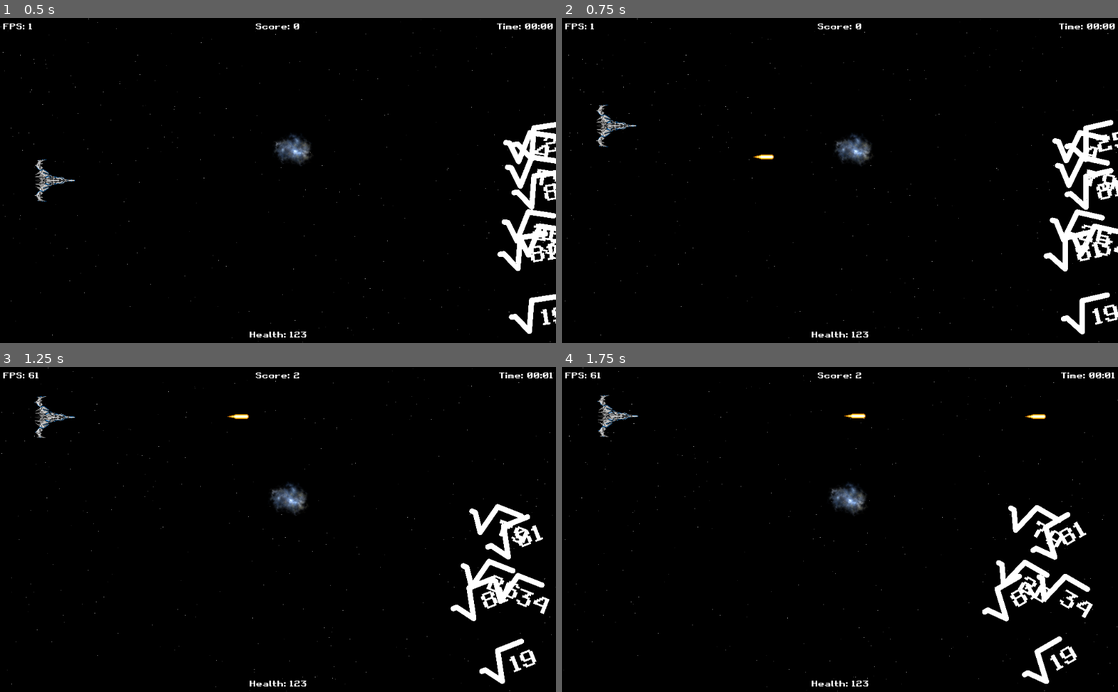
Above: before the commit, frames 1-4 (two rows, left to right).
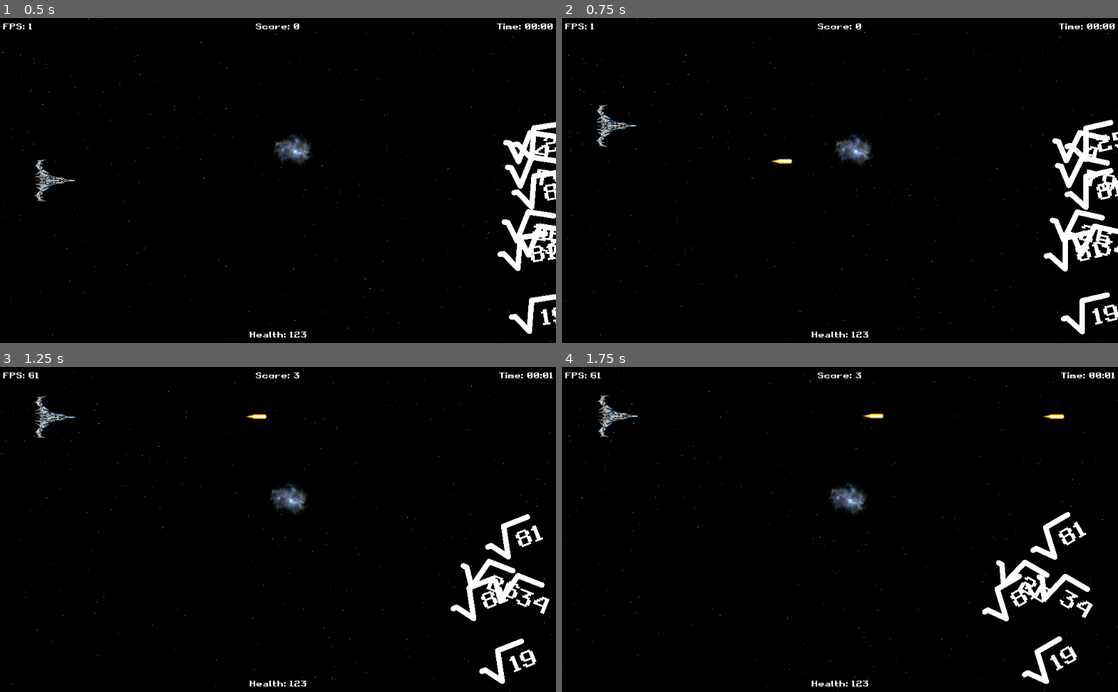
Above: after the commit, the same moments.

Repository: gingerr/ggj-2023-roots-one
Game: Godot game, scene res://Game.tscn
Same seed, same stepped clock (60 frames per second), same inputs: the game is played once before the commit and once after it.
Inputs:
- Up to frame 1 (0.5 s): no input
- Up to frame 2 (0.75 s): tap Enter at 0.5 s; hold Up (ui_up) from 0.53 s (still down); tap Space (ui_select) at 0.6 s
- Up to frame 3 (1.25 s): keep holding Up (ui_up); tap Space (ui_select) at 0.77, 1.07 s
- Up to frame 4 (1.75 s): keep holding Up (ui_up); tap Space (ui_select) at 1.35, 1.52 s

Frame 1 is identical in both runs. In frame 2, 0.1% of the frame differs, in the area x 34-42%, y 41-45%; in frame 3, 0.5%; in frame 4, 0.6%, in the area x 50-91%, y 1-56%.

Commit message:
Improved KeyBindings of space and esc

Diff:
--- a/Game.gd
+++ b/Game.gd
@@ -1,17 +1,10 @@
 extends Node2D
-
-
-enum DISPLAY_MODE {
-	WINDOW
-	FULLSCREEN
-}
 
 
 const spawn_interval_in_seconds = 3
 var spawn_timer 				= 0
 var difficulty_level = 100;
 
-var DEFAULT_SCREEN_MODE = DISPLAY_MODE.FULLSCREEN
 onready var squareRootFactory = preload("res://EnemyRoot.tscn")
 onready var background = preload("res://BackgroundLayer.tscn")
 
@@ -28,20 +21,9 @@
 	call_deferred("spawnEnemy")
 
 func _init():
-	if (DEFAULT_SCREEN_MODE == DISPLAY_MODE.WINDOW):
-		OS.set_window_size(OS.get_screen_size() * 0.9)
-		OS.set_window_position(
-			OS.get_screen_position(OS.get_current_screen()) +
-			OS.get_screen_size()*0.5 - OS.get_window_size()*0.5)
-	if (DEFAULT_SCREEN_MODE == DISPLAY_MODE.FULLSCREEN):
-		OS.window_fullscreen = true
+	pass
 
 func _process(delta):
-	if (Input.is_key_pressed(KEY_ESCAPE)):
-		#get_tree().quit()
-		get_tree().paused = true
-		get_tree().change_scene("res://MainMenu.tscn")
-
 	spawn_timer += delta;
 	if (spawn_timer > spawn_interval_in_seconds):
 		spawn_timer = 0;
@@ -52,3 +34,9 @@
 	var mob = squareRootFactory.instance()
 	mob.configure(difficulty_level)
 	get_tree().root.add_child(mob)
+
+func _input(event: InputEvent) -> void:
+	if event is InputEventKey and event.pressed and event.scancode == KEY_ESCAPE:
+#		get_tree().quit()
+		get_tree().paused = true
+		get_tree().change_scene("res://MainMenu.tscn")
--- a/MainMenu.gd
+++ b/MainMenu.gd
@@ -6,7 +6,6 @@
 
 func _ready():
 	add_child(background.instance())
-	OS.window_fullscreen = true
 
 func _process(delta):
 	if (get_tree().paused):
@@ -14,7 +13,7 @@
 	else:
 		$VBoxContainer/MarginContainer/Selection/Continue.disabled = true
 
-func _on_ButtonNewGame_pressed():
+func _on_NewGame_pressed():
 	get_tree().paused = false
 	get_tree().change_scene("res://Game.tscn")
 
@@ -36,3 +35,7 @@
 func _on_BackToMain_pressed():
 	$VBoxContainer/MarginContainer/OptionsMenu.visible = false
 	$VBoxContainer/MarginContainer/Selection.visible = true
+
+func _input(event: InputEvent) -> void:
+	if event is InputEventKey and event.pressed and event.scancode == KEY_ESCAPE:
+		_on_Continue_pressed()
--- a/MainMenu.tscn
+++ b/MainMenu.tscn
@@ -108,29 +108,29 @@
 margin_bottom = 192.0
 
 [node name="DifficultyOpt" type="HBoxContainer" parent="VBoxContainer/MarginContainer/OptionsMenu"]
-margin_right = 784.0
+margin_right = 1024.0
 margin_bottom = 47.0
 alignment = 1
 
 [node name="Difficulty" type="Label" parent="VBoxContainer/MarginContainer/OptionsMenu/DifficultyOpt"]
-margin_left = 102.0
+margin_left = 222.0
 margin_top = 4.0
-margin_right = 280.0
+margin_right = 400.0
 margin_bottom = 43.0
 custom_fonts/font = SubResource( 6 )
 text = "Difficulty"
 
 [node name="Easy" type="CheckBox" parent="VBoxContainer/MarginContainer/OptionsMenu/DifficultyOpt"]
-margin_left = 284.0
-margin_right = 404.0
+margin_left = 404.0
+margin_right = 524.0
 margin_bottom = 47.0
 custom_fonts/font = SubResource( 7 )
 group = SubResource( 9 )
 text = "Easy"
 
 [node name="Normal" type="CheckBox" parent="VBoxContainer/MarginContainer/OptionsMenu/DifficultyOpt"]
-margin_left = 408.0
-margin_right = 560.0
+margin_left = 528.0
+margin_right = 680.0
 margin_bottom = 47.0
 custom_fonts/font = SubResource( 7 )
 pressed = true
@@ -138,8 +138,8 @@
 text = "Normal"
 
 [node name="Hard" type="CheckBox" parent="VBoxContainer/MarginContainer/OptionsMenu/DifficultyOpt"]
-margin_left = 564.0
-margin_right = 681.0
+margin_left = 684.0
+margin_right = 801.0
 margin_bottom = 47.0
 custom_fonts/font = SubResource( 7 )
 group = SubResource( 9 )
@@ -147,14 +147,16 @@
 
 [node name="BackToMain" type="Button" parent="VBoxContainer/MarginContainer/OptionsMenu"]
 margin_top = 51.0
-margin_right = 784.0
+margin_right = 1024.0
 margin_bottom = 96.0
 custom_fonts/font = SubResource( 8 )
 text = "Back"
 flat = true
 
+[connection signal="gui_input" from="VBoxContainer" to="." method="_on_VBoxContainer_gui_input"]
 [connection signal="pressed" from="VBoxContainer/MarginContainer/Selection/Continue" to="." method="_on_Continue_pressed"]
 [connection signal="pressed" from="VBoxContainer/MarginContainer/Selection/NewGame" to="." method="_on_ButtonNewGame_pressed"]
+[connection signal="pressed" from="VBoxContainer/MarginContainer/Selection/NewGame" to="." method="_on_NewGame_pressed"]
 [connection signal="pressed" from="VBoxContainer/MarginContainer/Selection/Options" to="." method="_on_Options_pressed"]
 [connection signal="pressed" from="VBoxContainer/MarginContainer/Selection/Exit" to="." method="_on_Exit_pressed"]
 [connection signal="pressed" from="VBoxContainer/MarginContainer/OptionsMenu/BackToMain" to="." method="_on_BackToMain_pressed"]
--- a/Player.gd
+++ b/Player.gd
@@ -27,10 +27,12 @@
 		move_local_y(-speed)
 	if (Input.is_action_pressed("ui_down") && position.y < get_viewport_rect().size.y - 100):
 		move_local_x(speed)
-	if (Input.is_action_just_pressed("ui_select")):
+
+
+func _input(event: InputEvent) -> void:
+	if event is InputEventKey and event.pressed and event.scancode == KEY_SPACE:
 		shoot()
 		emit_signal("shoot", Bullet, rotation, position)
-
 
 func shoot():
 	var b = bullet_factory.instance()
